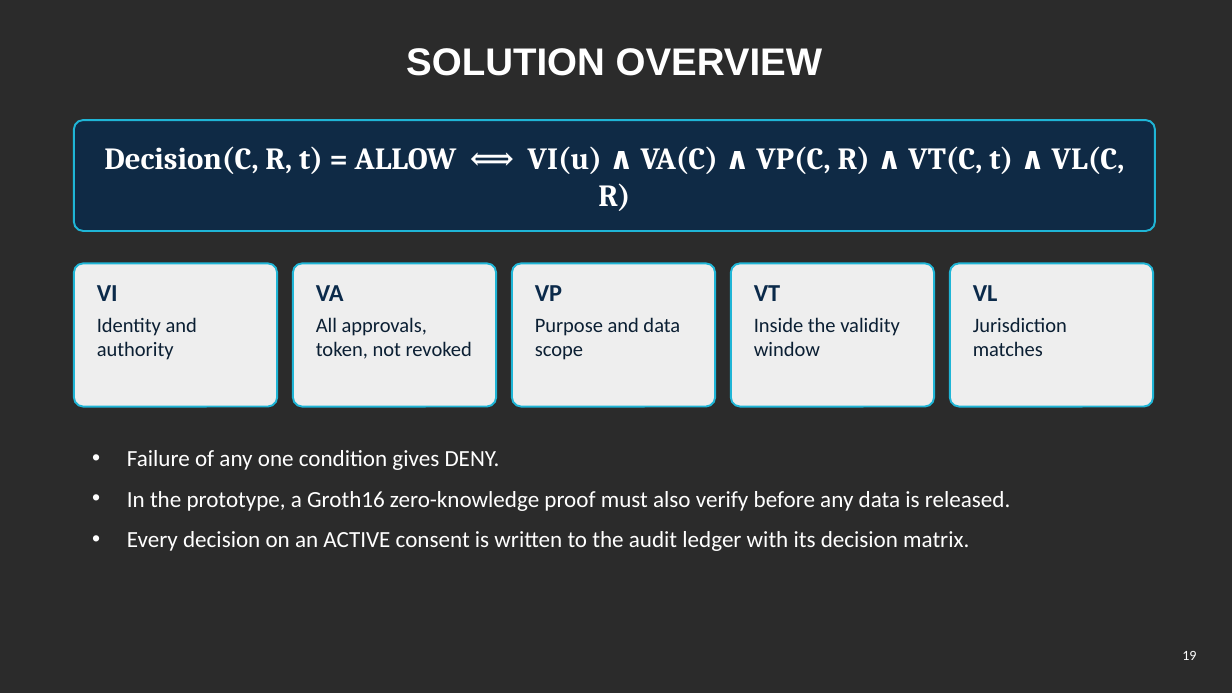
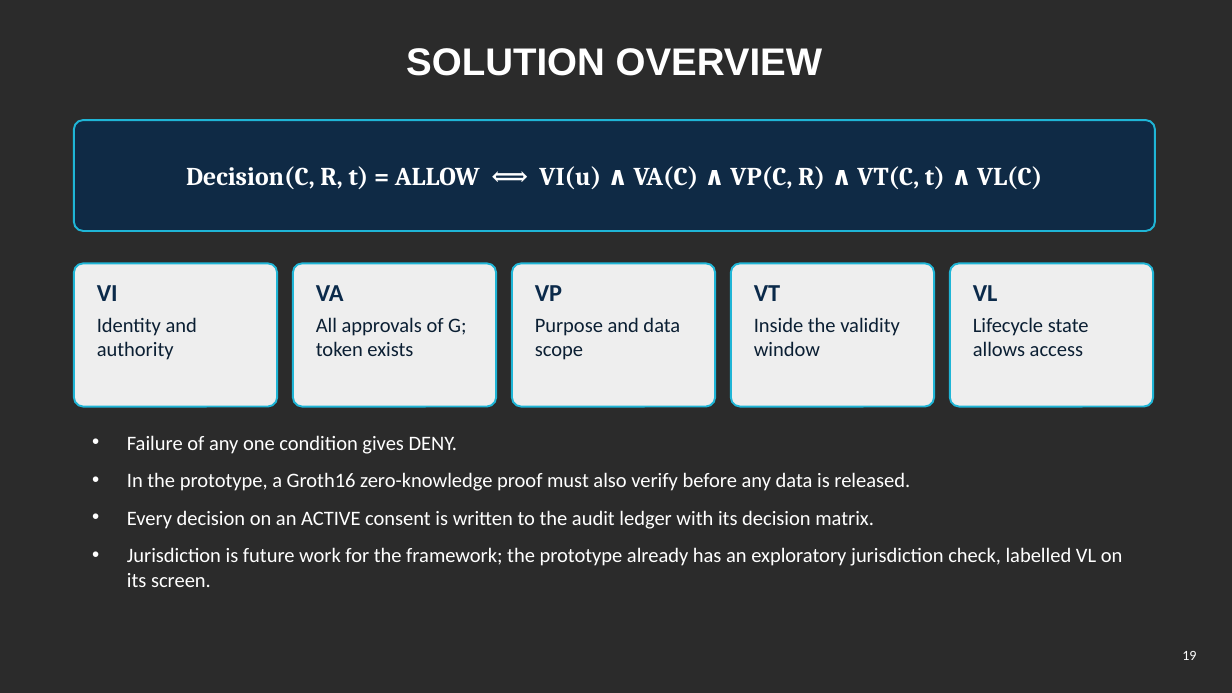
Before and after one commit to yasir12345678900/HealthRWA-Sepolia-Personal-try, a slide deck: slide 19 of docs/Yasir_CA2_Reassessment_Slides.pptx. Drawn at 1232x693 pixels with LibreOffice and Linux fonts; fonts in the diff are those of the drawing; background and template pictures are left out; a plain dark background stands for a picture behind light text. Boxes give left, top, right and bottom in pixels: in the first picture for what was removed or moved away, otherwise in the second. Text is boxed around its words. In the diff, an @@ line names an element or a change of style, - is before the commit and + after.

```diff
--- a/docs/Yasir_CA2_Reassessment_Slides.pptx
+++ b/docs/Yasir_CA2_Reassessment_Slides.pptx
@@ text at (186,166,1042,189): text changed; size 24 to 20 pt @@
-Decision(C, R, t) = ALLOW ⟺ VI(u) ∧ VA(C) ∧ VP(C, R) ∧ VT(C, t) ∧ VL(C, R)
+Decision(C, R, t) = ALLOW ⟺ VI(u) ∧ VA(C) ∧ VP(C, R) ∧ VT(C, t) ∧ VL(C)
@@ text at (316,317,466,356): text changed @@
-All approvals, token, not revoked
+All approvals of G; token exists
@@ text at (973,317,1089,356): text changed @@
-Jurisdiction matches
+Lifecycle state allows access
@@ text "Failure of any one condition ...": place and size @@
-text "Failure of any one condition ..." at (127,450,1010,551)
+text "Failure of any one condition ..." at (127,435,1123,587)
@@ text at (127,435,910,529): size 18 to 16 pt in "Failure of any one condition gives DENY.", "In the prototype, a Groth16 zero-knowledge proof ...", "Every decision on an ACTIVE consent is ..." @@
@@ text at (127,547,1123,587): paragraph added @@
+• Jurisdiction is future work for the framework; the prototype already has an exploratory jurisdiction check, labelled VL on its screen.
```
Also in this commit, not shown: 12 other slides changed, 16 other files.
